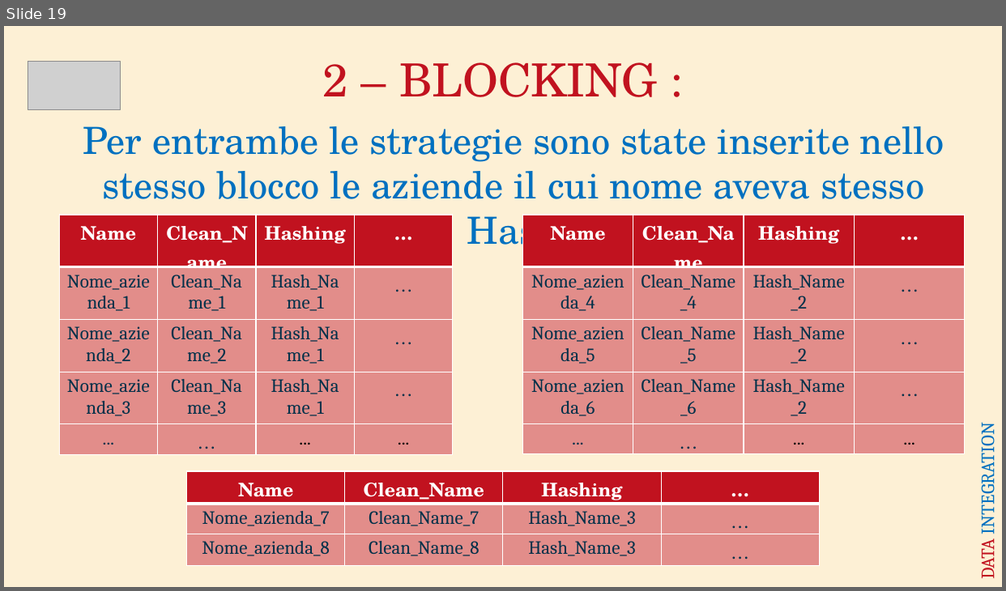
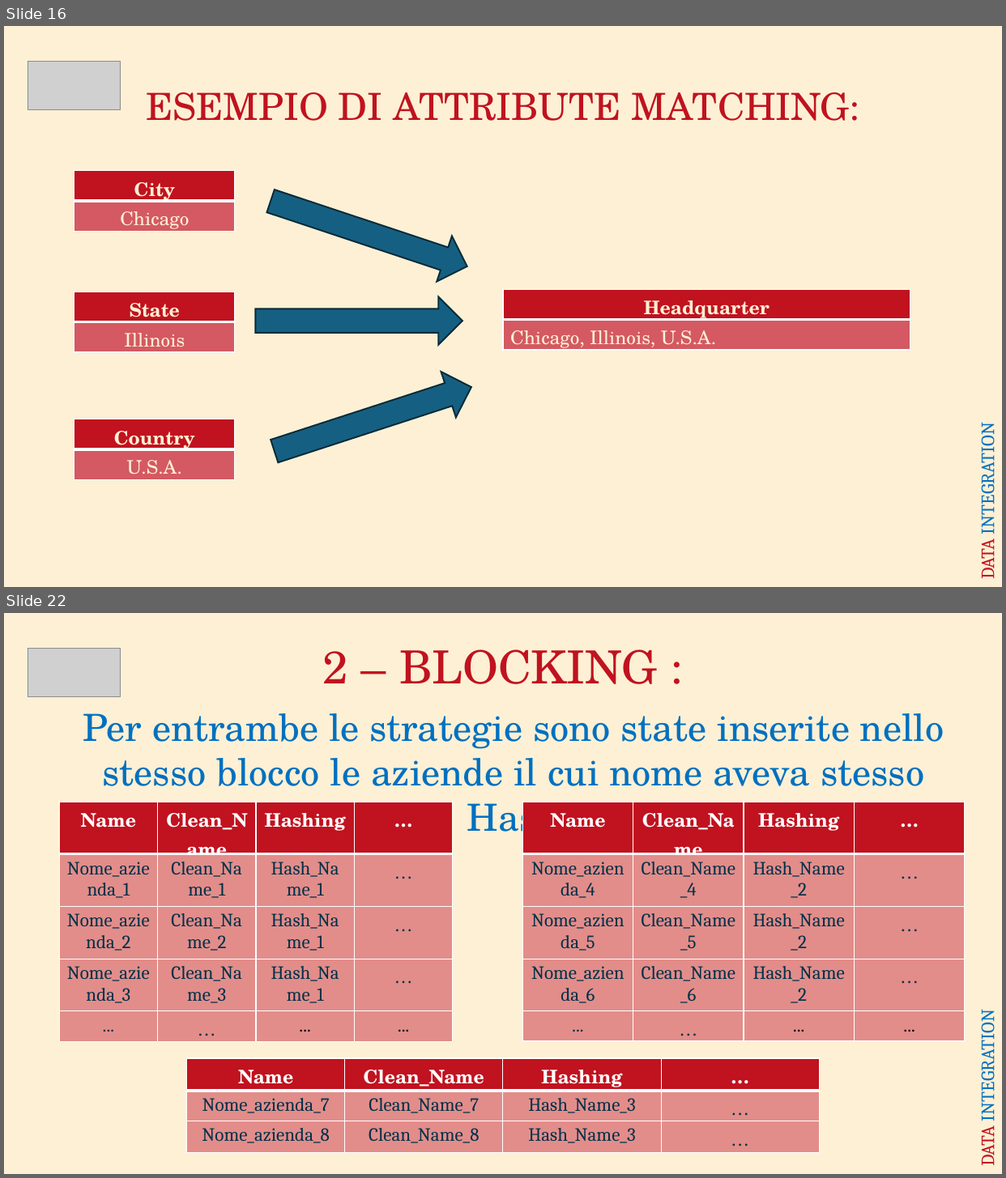
Before and after one commit to AntonioSouls/IDD_HOMEWORK5_Data-Integration, a slide deck: Data Integration Presentazione.pptx. Shown one above the other, each under a label of ours: slide 19 before the commit, slides 16 and 22 after it; the slides between them are not shown. The pictures are 1006x591 and 1006x1178 pixels, drawn with LibreOffice and Linux fonts; fonts in the diff are those of the drawing; grey boxes stand for pictures. Boxes give left, top, right and bottom in pixels: in the first picture for what was removed or moved away, otherwise in the second. Text is boxed around its words. In the diff, an @@ line names an element or a change of style, - is before the commit and + after.

```diff
--- a/Data Integration Presentazione.pptx
+++ b/Data Integration Presentazione.pptx
@@ slide 16 added at (4,26,1002,587), background #FDF0D5 @@
@@ picture added at (28,62,120,110) @@
@@ text added at (146,92,859,121), 36 pt, text #C1121F @@
+ESEMPIO DI ATTRIBUTE MATCHING:
@@ table added at (74,170,235,235), 2 rows, 1 columns @@
+City
+Chicago
@@ right arrow added at (263,178,475,289), fill #156082, outline #092A39 1.5 pt @@
@@ table added at (74,292,235,356), 2 rows, 1 columns @@
+State
+Illinois
@@ table added at (503,289,910,353), 2 rows, 1 columns @@
+Headquarter
+Chicago, Illinois, U.S.A.
@@ right arrow added at (256,297,463,345), fill #156082, outline #092A39 1.5 pt @@
@@ right arrow added at (267,365,479,474), fill #156082, outline #092A39 1.5 pt @@
@@ table added at (74,420,235,484), 2 rows, 1 columns @@
+Country
+U.S.A.
@@ text added at (974,433,999,579), 18 pt, text #0070C0 @@
+DATA INTEGRATION
@@ what was slide 19 is now slide 22 @@
```
Also in this commit, not shown: 13 slides changed, 4 other slides added, 2 slides removed.
